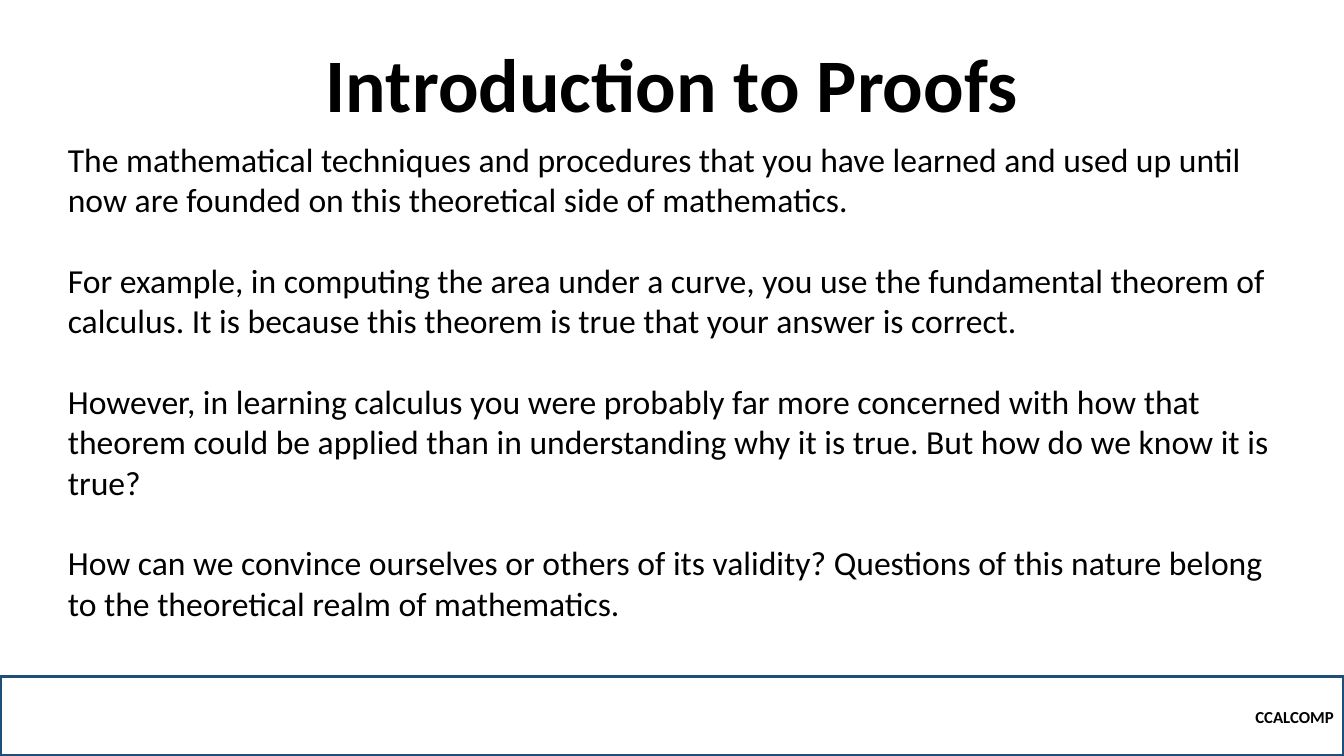
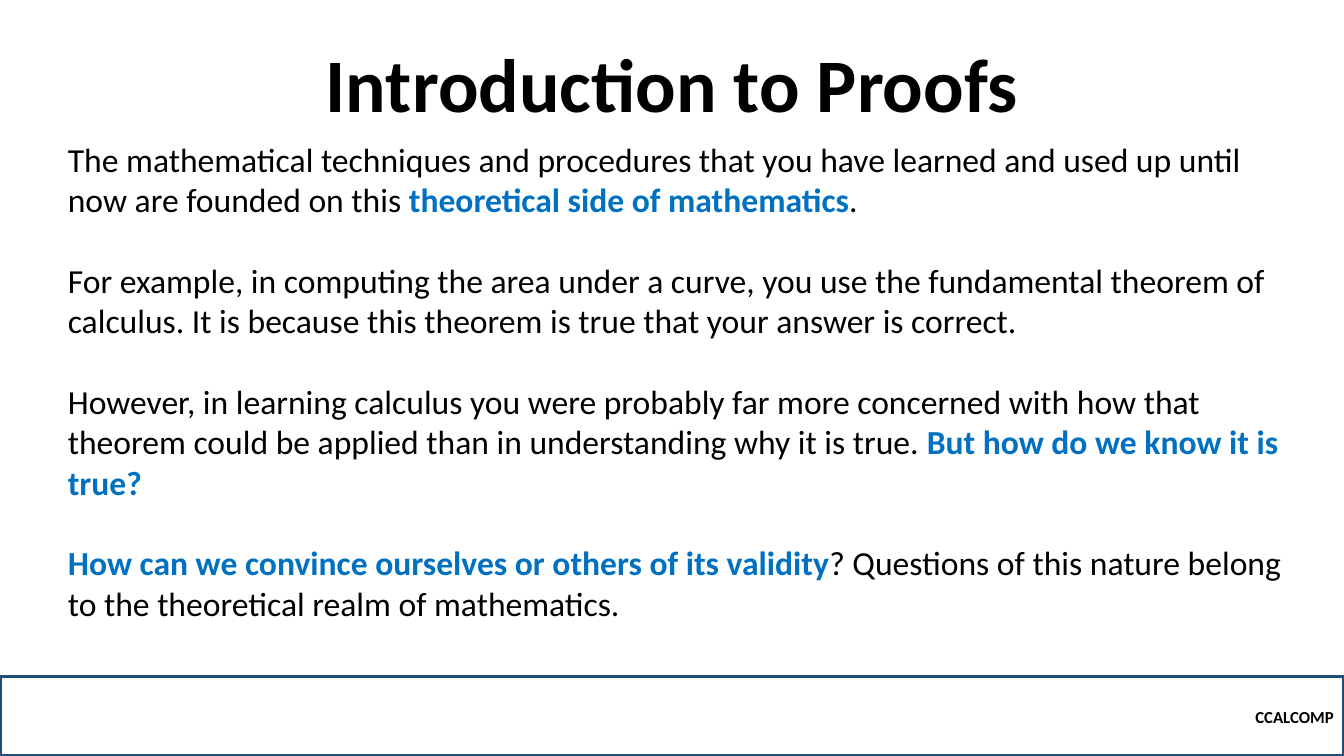
Before and after one commit to robitussin/CCALCOMP, a slide deck: slide 5 of Week 3 - Proofs/Proofs.pptx. Drawn at 1344x756 pixels with LibreOffice and Linux fonts; fonts in the diff are those of the drawing; background and template pictures are left out. Boxes give left, top, right and bottom in pixels: in the first picture for what was removed or moved away, otherwise in the second. Text is boxed around its words. In the diff, an @@ line names an element or a change of style, - is before the commit and + after.

```diff
--- a/Week 3 - Proofs/Proofs.pptx
+++ b/Week 3 - Proofs/Proofs.pptx
@@ text at [68, 148, 1281, 617]: text colour #000000 to #0070C0, bold on in "theoretical side of mathematics.", "But how do we know it is ...", "How can we convince ourselves or others ..." @@
```
Also in this commit, not shown: 5 other slides changed, 1 slide added.
